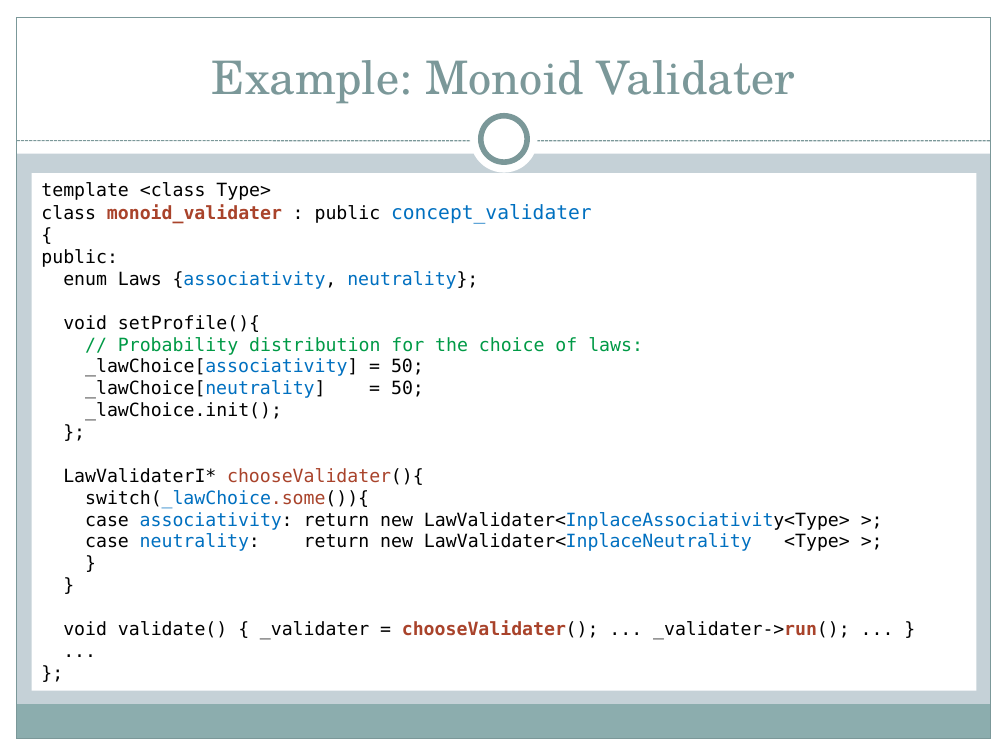
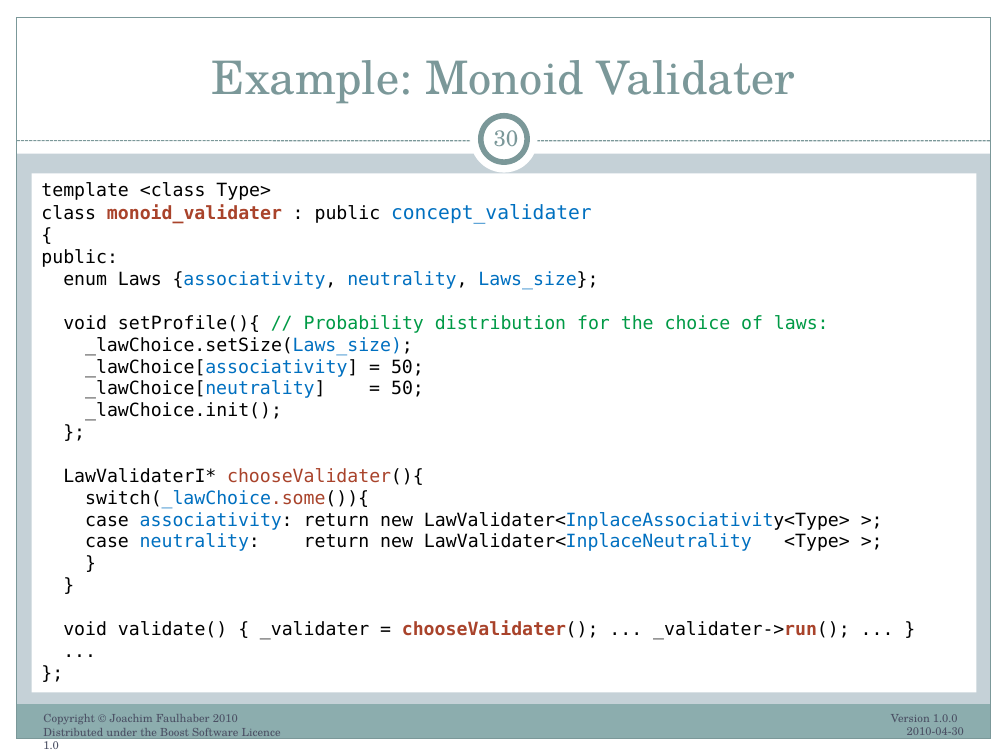
Before and after one commit to ryppl/boost-history, a slide deck: slide 30 of itl/libs/validate/doc/boostcon2010/BoostAlabaster.pptx (slide 29 before the commit). Drawn at 1008x756 pixels with LibreOffice and Linux fonts; fonts in the diff are those of the drawing. Boxes give left, top, right and bottom in pixels: in the first picture for what was removed or moved away, otherwise in the second. Text is boxed around its words. In the diff, an @@ line names an element or a change of style, - is before the commit and + after.

Commit message:
First Version 1.0.0 of the BoostCon2010 talk on Boost.Alabster is now complete.
SVN-Revision: 61706

```diff
--- a/itl/libs/validate/doc/boostcon2010/BoostAlabaster.pptx
+++ b/itl/libs/validate/doc/boostcon2010/BoostAlabaster.pptx
@@ page number added at bbox=[494, 124, 519, 146], 16 pt, text #7C999A @@
+30
@@ text in rectangle at bbox=[63, 271, 829, 355]: text changed; text colour #009A46 to #000000 @@
-enum Laws {associativity, neutrality};
-void setProfile(){
-// Probability distribution for the choice of laws:
+enum Laws {associativity, neutrality, Laws_size};
+void setProfile(){ // Probability distribution for the choice of laws:
+_lawChoice.setSize(Laws_size);
@@ text added at bbox=[43, 714, 281, 749], 8 pt, text #4B5064 @@
+Copyright © Joachim Faulhaber 2010 Distributed under the Boost Software Licence 1.0
@@ text added at bbox=[891, 714, 964, 735], 8 pt, text #4B5064 @@
+Version 1.0.0 2010-04-30
```
Also in this commit, not shown: 42 other slides changed, 1 slide added, 3 slides removed.
